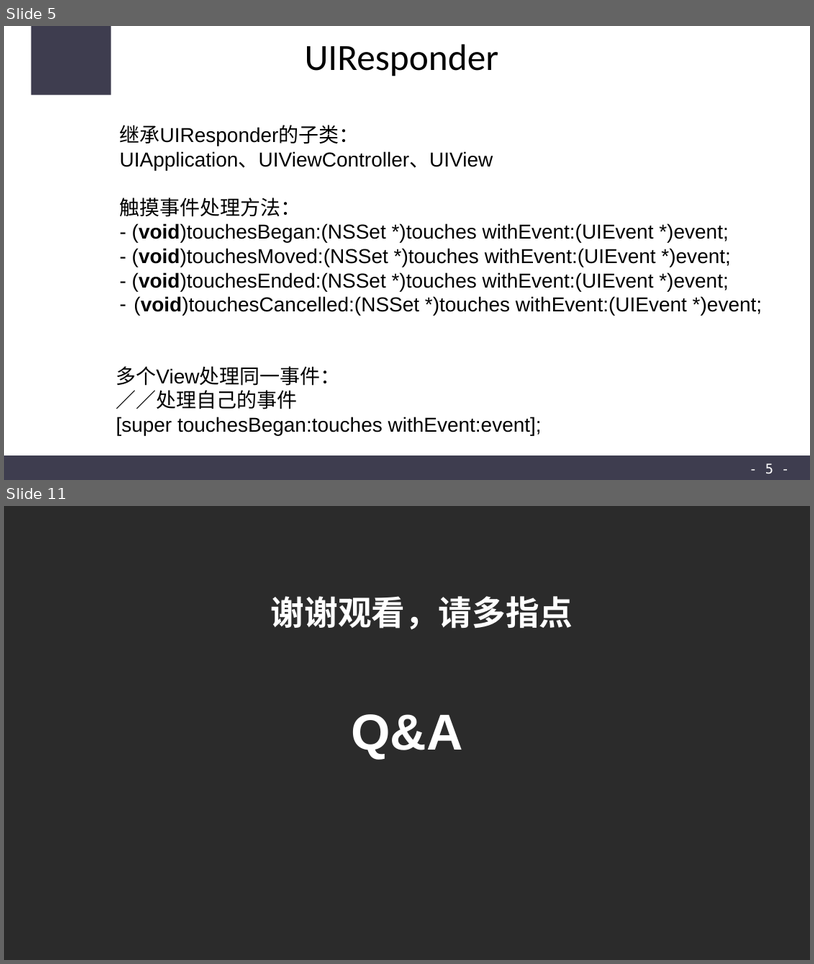
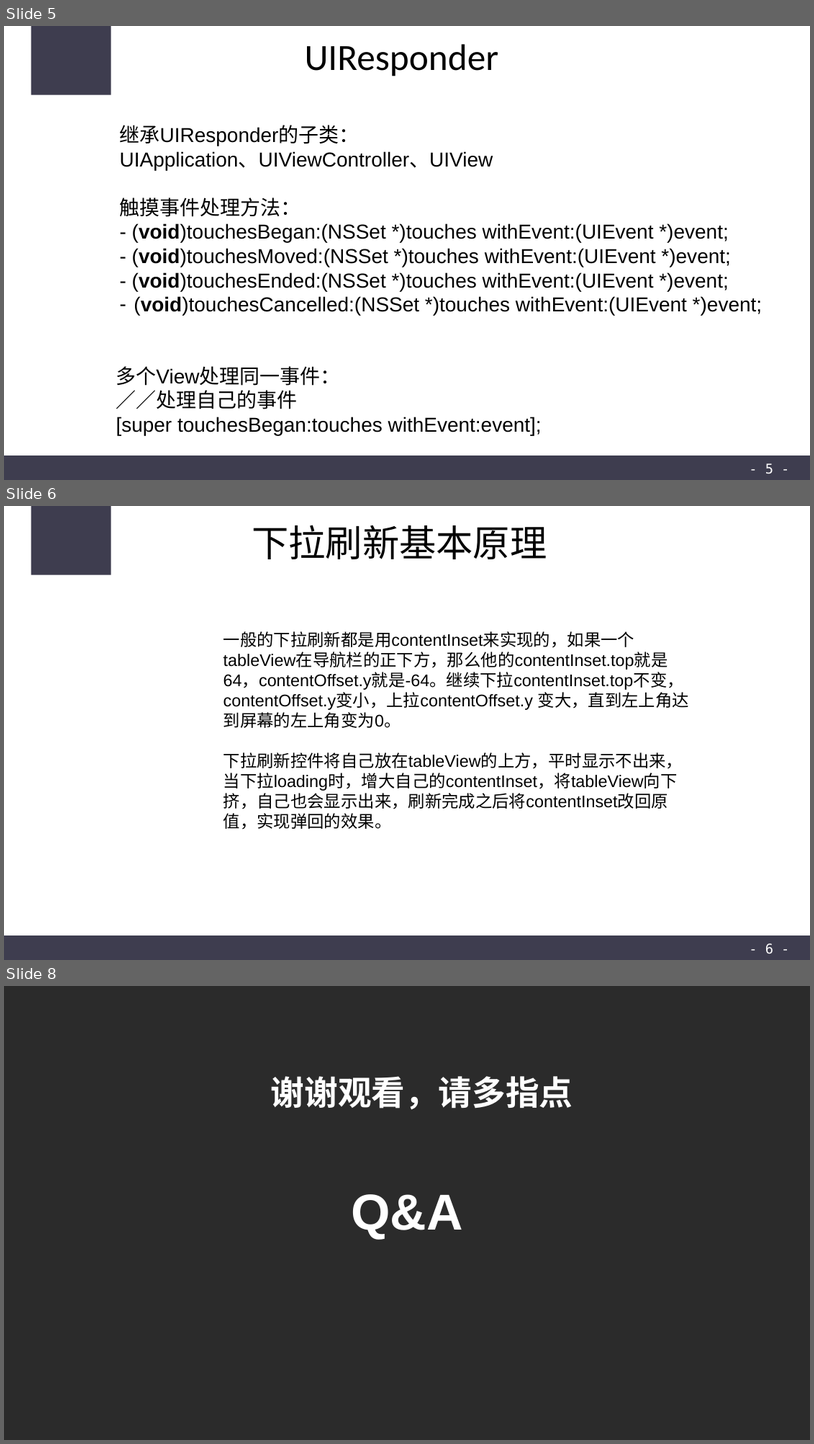
Before and after one commit to CODEJY/IOSProjects, a slide deck: Sharing3.ppt. Shown one above the other, each under a label of ours: slides 5 and 11 before the commit, slides 5, 6 and 8 after it; the slides between them are not shown. The pictures are 814x964 and 814x1444 pixels, drawn with LibreOffice and Linux fonts; fonts in the diff are those of the drawing; background and template pictures are left out; a plain dark background stands for a picture behind light text. Boxes give left, top, right and bottom in pixels: in the first picture for what was removed or moved away, otherwise in the second. Text is boxed around its words. In the diff, an @@ line names an element or a change of style, - is before the commit and + after.

```diff
--- a/Sharing3.ppt
+++ b/Sharing3.ppt
@@ slide 6 added at box(4, 506, 810, 960), background #FFFFFF; not listed: 3 template elements that a slide beside it also shows @@
@@ title added at box(252, 525, 548, 559), 44 pt, text #000000 @@
+下拉刷新基本原理
@@ text added at box(224, 631, 689, 829), 20 pt, text #000000 @@
+一般的下拉刷新都是用contentInset来实现的，如果一个tableView在导航栏的正下方，那么他的contentInset.top就是64，contentOffset.y就是-64。继续下拉contentInset.top不变，contentOffset.y变小，上拉contentOffset.y 变大，直到左上角达到屏幕的左上角变为0。
+下拉刷新控件将自己放在tableView的上方，平时显示不出来，当下拉loading时，增大自己的contentInset，将tableView向下挤，自己也会显示出来，刷新完成之后将contentInset改回原值，实现弹回的效果。
@@ what was slide 11 is now slide 8 @@
```
Also in this commit, not shown: 1 slide changed, 1 other slide added, 5 slides removed, 8 other files.
